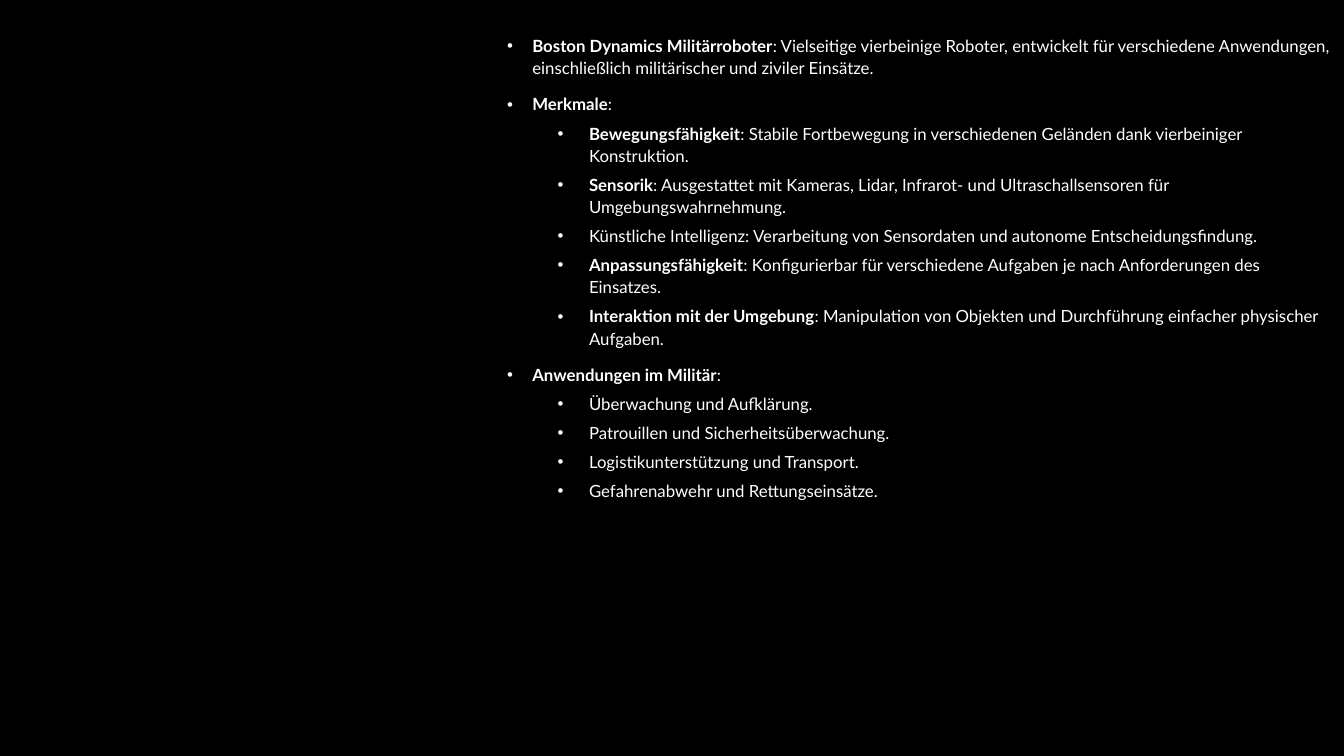
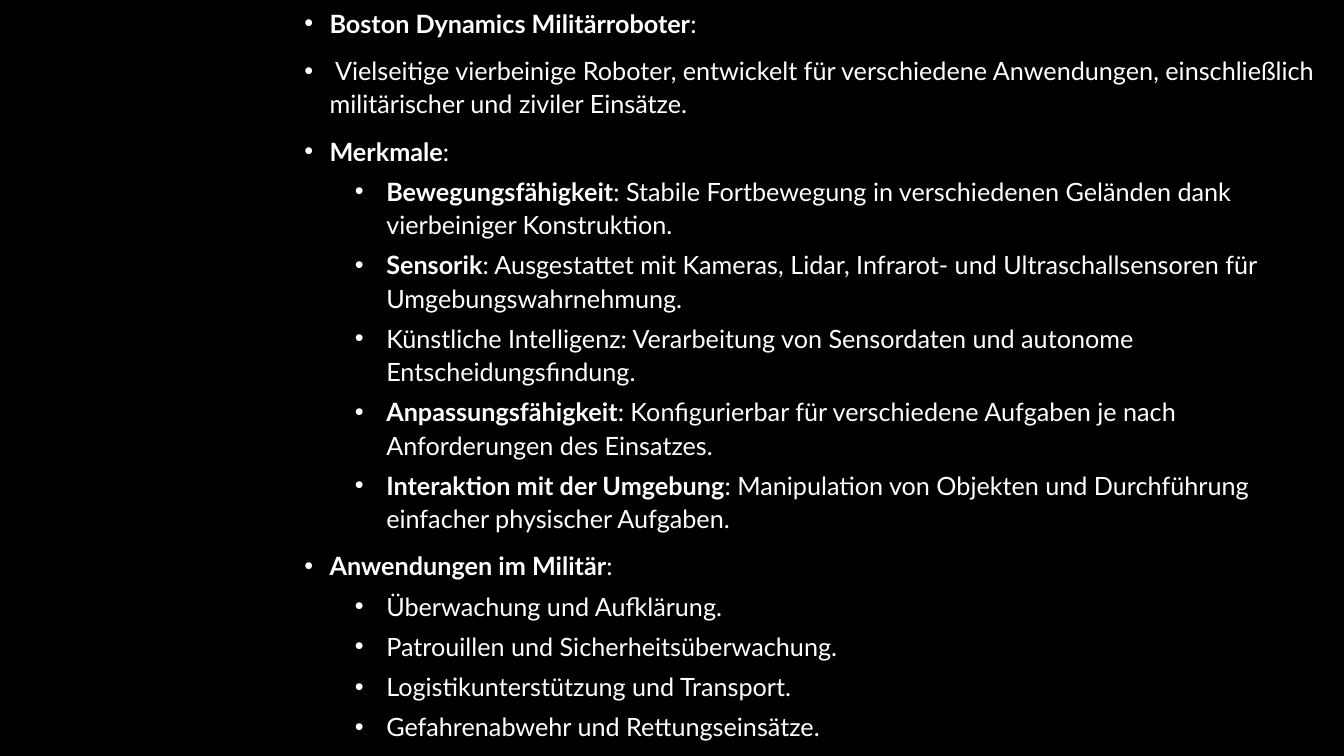
Before and after one commit to DavidSt2023/Danger_Gang_GVI, a slide deck: slide 7 of Nebenfächer/DIN/Ethik/RoboterEthik.pptx (slide 3 before the commit). Drawn at 1344x756 pixels with LibreOffice and Linux fonts; fonts in the diff are those of the drawing; background and template pictures are left out; a plain dark background stands for a picture behind light text. Boxes give left, top, right and bottom in pixels: in the first picture for what was removed or moved away, otherwise in the second. Text is boxed around its words. In the diff, an @@ line names an element or a change of style, - is before the commit and + after.

```diff
--- a/Nebenfächer/DIN/Ethik/RoboterEthik.pptx
+++ b/Nebenfächer/DIN/Ethik/RoboterEthik.pptx
@@ text "Boston Dynamics Militärroboter:" moved from (x1=532, y1=39, x2=1330, y2=500) to (x1=330, y1=14, x2=1313, y2=741) @@
@@ text at (x1=330, y1=14, x2=1313, y2=114): text changed; size 12 to 18 pt @@
-• Boston Dynamics Militärroboter: Vielseitige vierbeinige Roboter, entwickelt für verschiedene Anwendungen, einschließlich militärischer und ziviler Einsätze.
+• Boston Dynamics Militärroboter:
+• Vielseitige vierbeinige Roboter, entwickelt für verschiedene Anwendungen, einschließlich militärischer und ziviler Einsätze.
@@ text at (x1=330, y1=142, x2=1257, y2=741): size 12 to 18 pt in "Merkmale:", "Bewegungsfähigkeit: Stabile Fortbewegung in verschiedenen Ge ...", "Sensorik: Ausgestattet mit Kameras, Lidar, Infrarot- und ...", "Künstliche Intelligenz: Verarbeitung von Sensordaten und aut ..." and 7 more places @@
```
Also in this commit, not shown: 4 other slides changed, 2 slides added.
